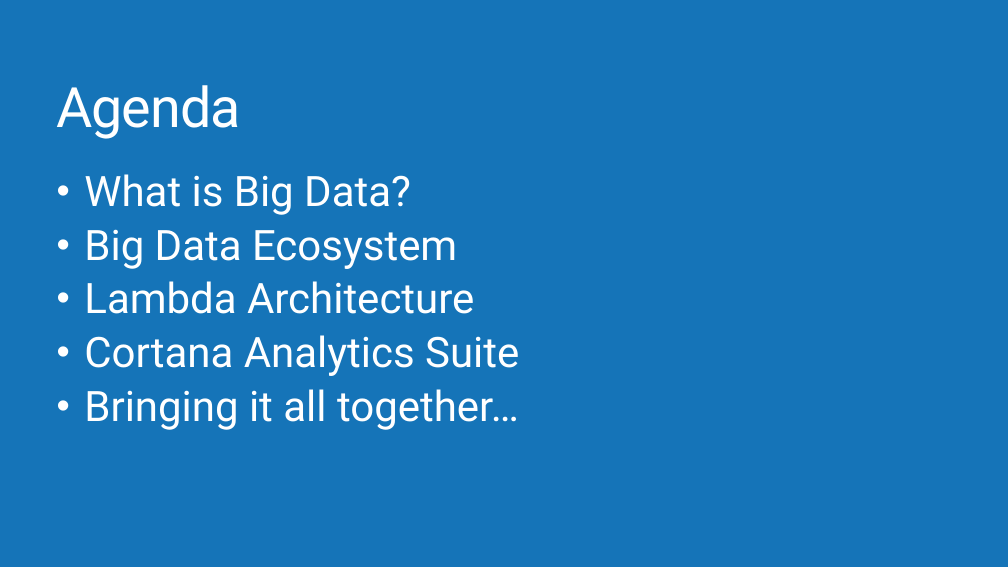
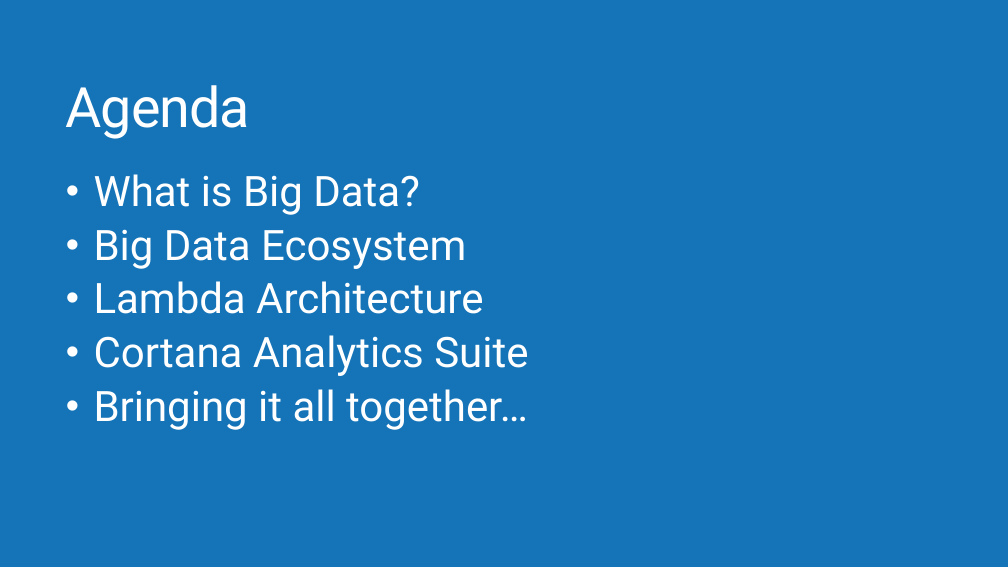
Before and after one commit to AzureCAT-GSI/Big-Data, a slide deck: slide 2 of Architecting Big Data Solutions.pptx. Drawn at 1008x567 pixels with LibreOffice and Linux fonts; fonts in the diff are those of the drawing; background and template pictures are left out. Boxes give left, top, right and bottom in pixels: in the first picture for what was removed or moved away, otherwise in the second. Text is boxed around its words. In the diff, an @@ line names an element or a change of style, - is before the commit and + after.

Commit message:
Updated master template and added Cortana Intelligence Suite details
Updated master template and added Cortana Intelligence Suite details

```diff
--- a/Architecting Big Data Solutions.pptx
+++ b/Architecting Big Data Solutions.pptx
@@ title "Agenda": place and size @@
-title "Agenda" at <box>57,85,241,139</box>
+title "Agenda" at <box>66,85,250,139</box>
@@ text "What is Big Data?": place and size @@
-text "What is Big Data?" at <box>84,174,519,430</box>
+text "What is Big Data?" at <box>94,174,528,430</box>
```
Also in this commit, not shown: 11 other slides changed, 4 slides added, 6 slides removed.
